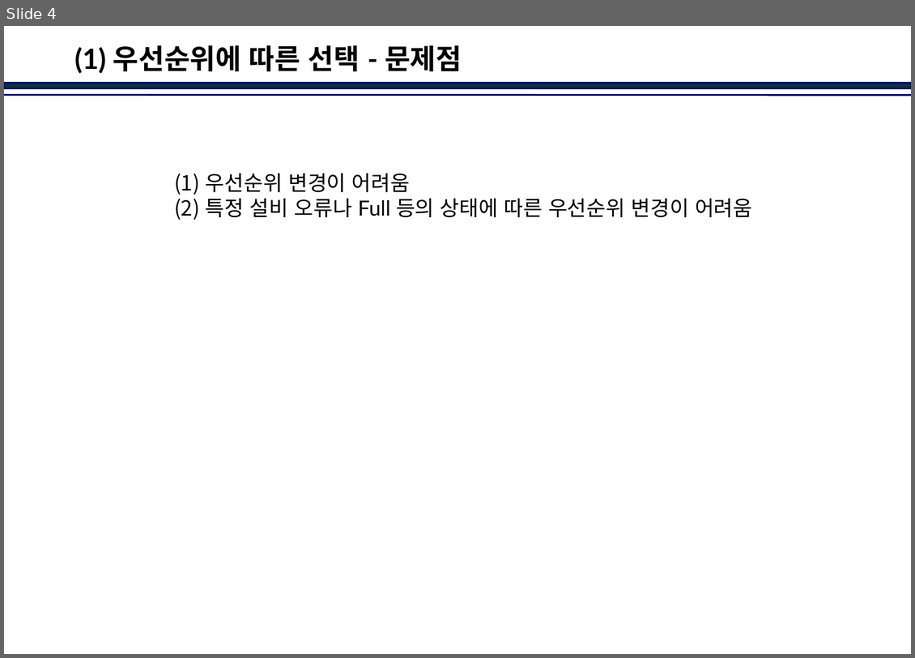
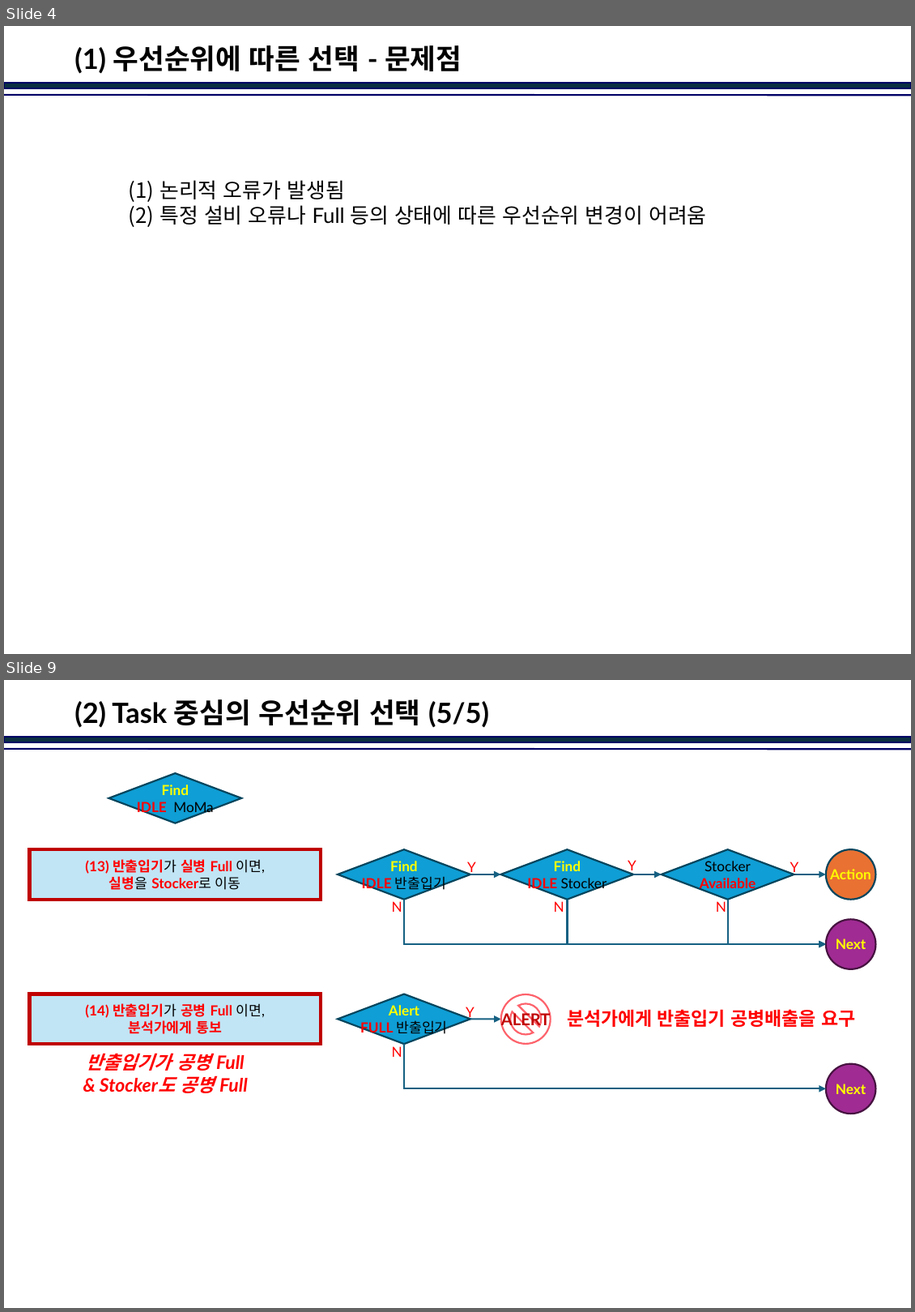
Before and after one commit to jinkabpark/SamickThk_Analysis, a slide deck: 허종원/Dispatcher in Action.pptx. Shown one above the other, each under a label of ours: slide 4 before the commit, slides 4 and 9 after it; the slides between them are not shown. The pictures are 915x658 and 915x1312 pixels, drawn with LibreOffice and Linux fonts; fonts in the diff are those of the drawing; background and template pictures are left out. Boxes give left, top, right and bottom in pixels: in the first picture for what was removed or moved away, otherwise in the second. Text is boxed around its words. In the diff, an @@ line names an element or a change of style, - is before the commit and + after.

```diff
--- a/허종원/Dispatcher in Action.pptx
+++ b/허종원/Dispatcher in Action.pptx
@@ slide 9 added at <box>4,680,911,1308</box>, background #FFFFFF; not listed: 2 template elements that a slide beside it also shows @@
@@ title added at <box>74,699,489,728</box>, 24 pt, text #000000, bold @@
+(2) Task 중심의 우선순위 선택 (5/5)
@@ diamond added at <box>108,773,242,823</box>, fill #0F9ED5, outline #07455D 1.5 pt, 12 pt, text #FFFF00, bold @@
+Find
+IDLE MoMa
@@ group added at <box>29,849,877,970</box>: 6 texts, 3 diamonds, 3 arrows, 3 elbow arrows, 2 ellipses, 1 rectangle @@
+(13) 반출입기가 실병 Full 이면,
+실병을 Stocker로 이동
+Find
+IDLE 반출입기
+Find
+IDLE Stocker
+Y
+Y
+N
+N
+Action
+Next
+Stocker
+Available
+Y
+N
@@ group added at <box>29,994,877,1114</box>: 4 texts, 1 rectangle, 1 diamond, 1 arrow, 1 ellipse, 1 elbow arrow, 1 no-entry sign @@
+(14) 반출입기가 공병 Full 이면,
+분석가에게 통보
+Alert
+FULL 반출입기
+Next
+Y
+N
+ALERT
+분석가에게 반출입기 공병배출을 요구
+반출입기가 공병 Full
+& Stocker도 공병 Full
@@ slide 4 changed as well @@
@@ text "논리적 오류가 발생됨": place and size @@
-text "논리적 오류가 발생됨" at <box>206,173,752,217</box>
+text "논리적 오류가 발생됨" at <box>160,180,706,224</box>
@@ text at <box>160,180,344,199</box>: text changed @@
-(1) 우선순위 변경이 어려움
+(1) 논리적 오류가 발생됨
```
Also in this commit, not shown: 7 other slides changed, 20 other slides added, 16 slides removed.
